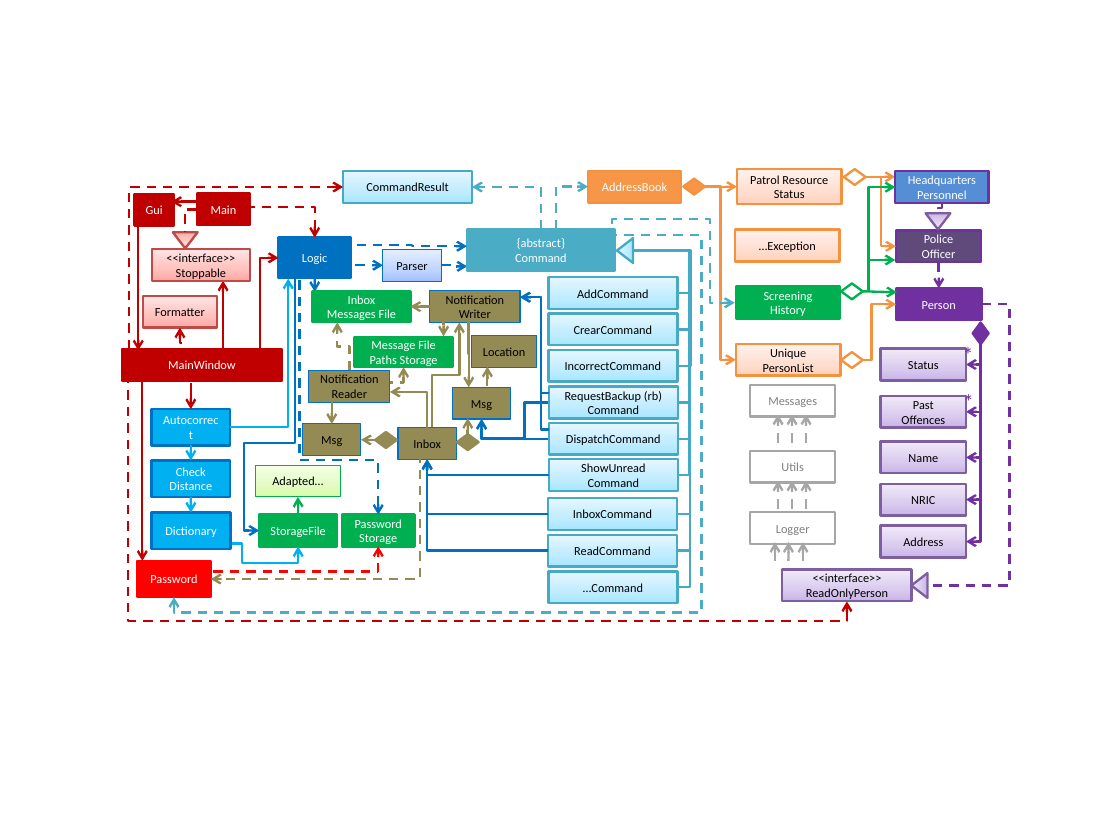
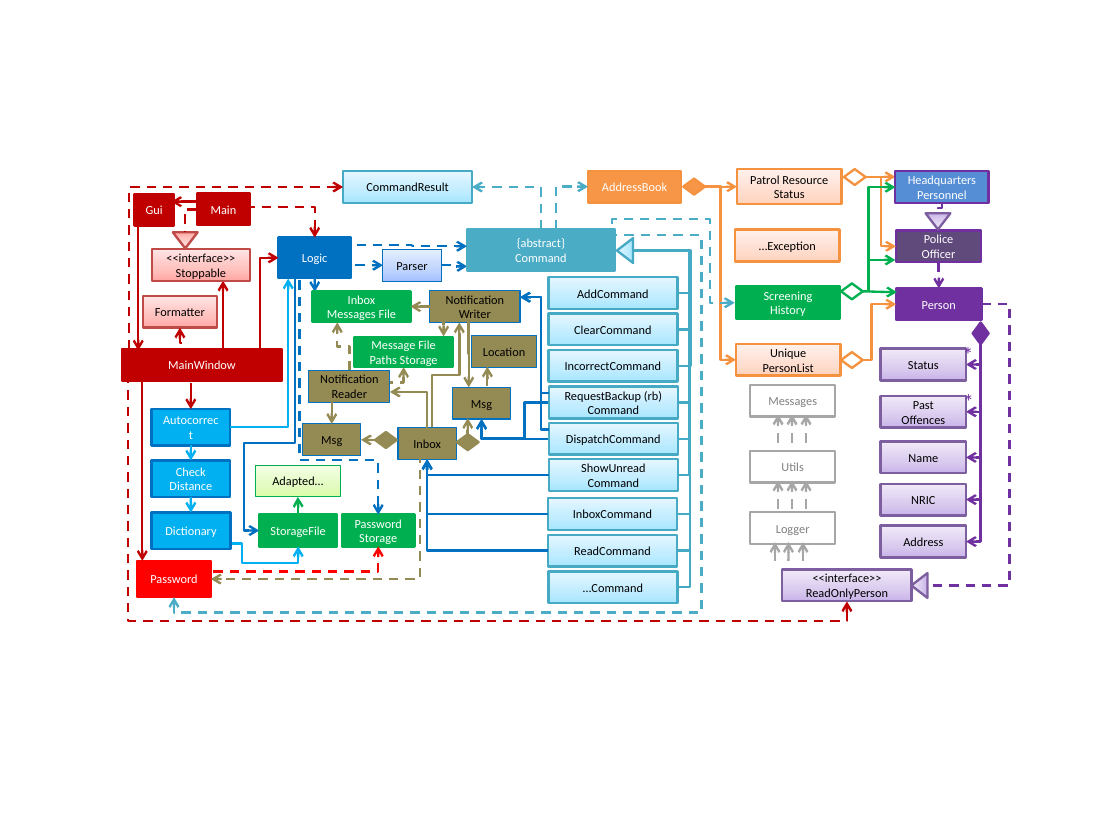
Before and after one commit to ongweekeong/main, a slide deck: slide 3 of docs/Diagrams.pptx. Drawn at 1120x840 pixels with LibreOffice and Linux fonts; fonts in the diff are those of the drawing. Boxes give left, top, right and bottom in pixels: in the first picture for what was removed or moved away, otherwise in the second. Text is boxed around its words. In the diff, an @@ line names an element or a change of style, - is before the commit and + after.

```diff
--- a/docs/Diagrams.pptx
+++ b/docs/Diagrams.pptx
@@ text in rectangle at box(574, 325, 651, 334): text changed @@
-CrearCommand
+ClearCommand
```
Also in this commit, not shown: 2 other files.
